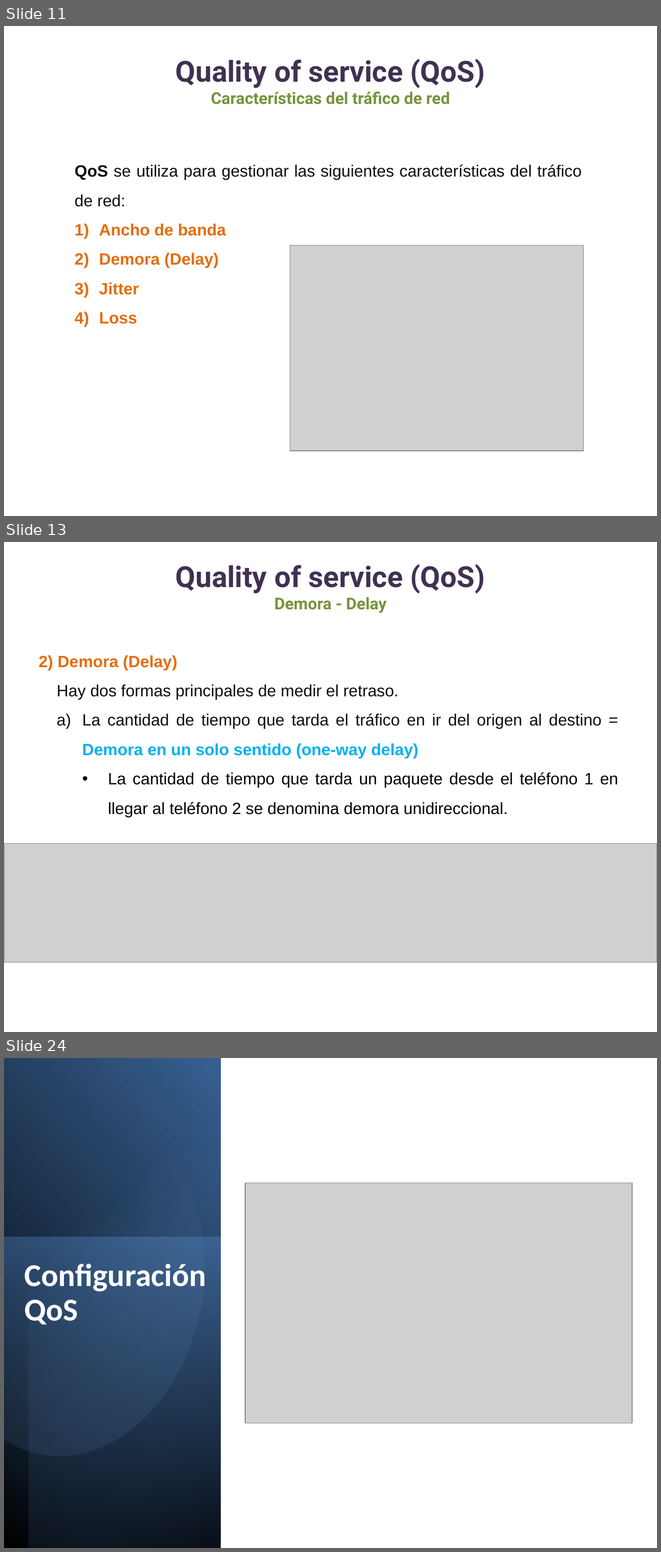
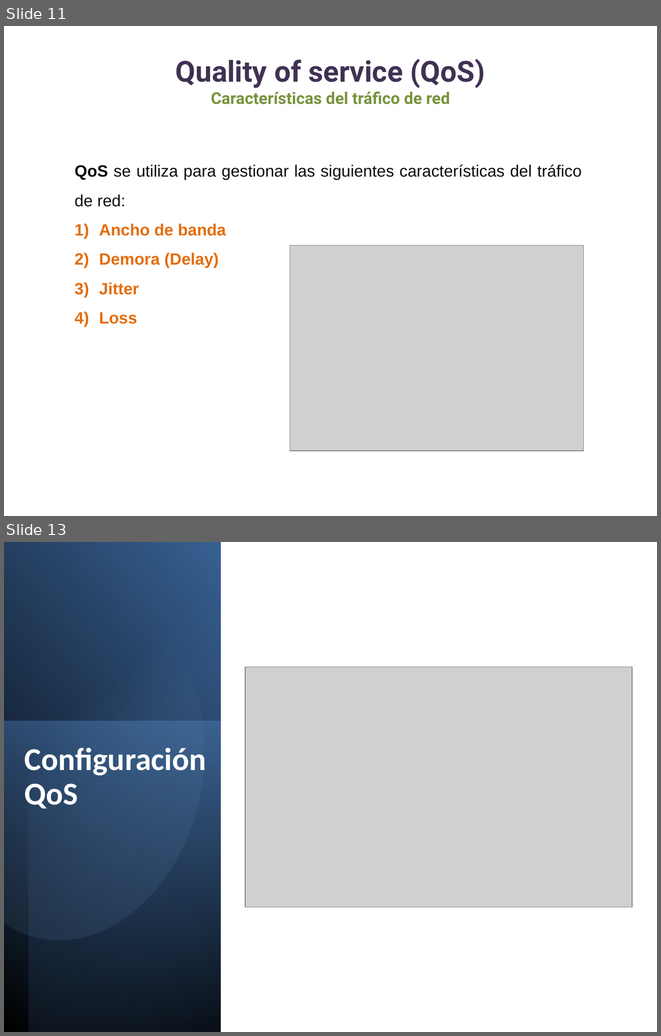
Before and after one commit to lizetheP/WAN, a slide deck: Calendario2025/Presentaciones/13_QoS.pptx. Shown one above the other, each under a label of ours: slides 11, 13 and 24 before the commit, slides 11 and 13 after it; the slides between them are not shown. The pictures are 661x1552 and 661x1036 pixels, drawn with LibreOffice and Linux fonts; fonts in the diff are those of the drawing; grey boxes stand for pictures. Boxes give left, top, right and bottom in pixels: in the first picture for what was removed or moved away, otherwise in the second. Text is boxed around its words. In the diff, an @@ line names an element or a change of style, - is before the commit and + after.

```diff
--- a/Calendario2025/Presentaciones/13_QoS.pptx
+++ b/Calendario2025/Presentaciones/13_QoS.pptx
@@ slide 13 removed at (4, 542, 657, 1032), background #FFFFFF @@
@@ text removed at (176, 564, 485, 613) @@
-Quality of service (QoS)
-Demora - Delay
@@ text removed at (38, 655, 618, 817) @@
-2) Demora (Delay)
-Hay dos formas principales de medir el retraso.
-a) La cantidad de tiempo que tarda el tráfico en ir del origen al destino = Demora en un solo sentido (one-way delay)
-  • La cantidad de tiempo que tarda un paquete desde el teléfono 1 en llegar al teléfono 2 se denomina demora unidireccional.
@@ picture removed at (4, 844, 657, 962) @@
@@ what was slide 24 is now slide 13 @@
```
Also in this commit, not shown: 8 slides changed, 10 other slides removed, 29 other files.
